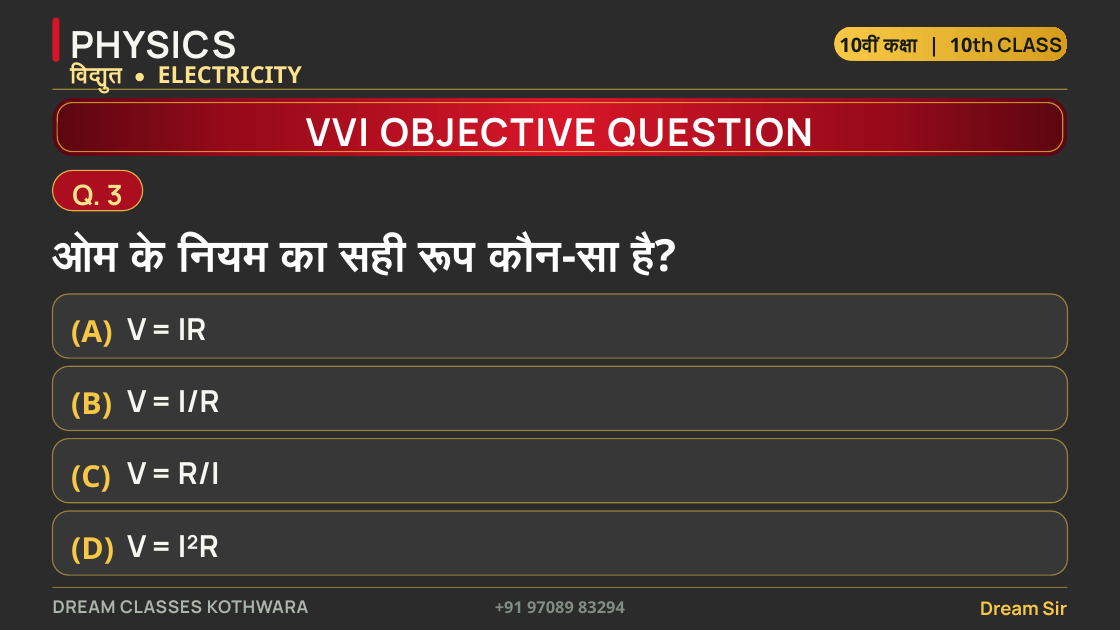
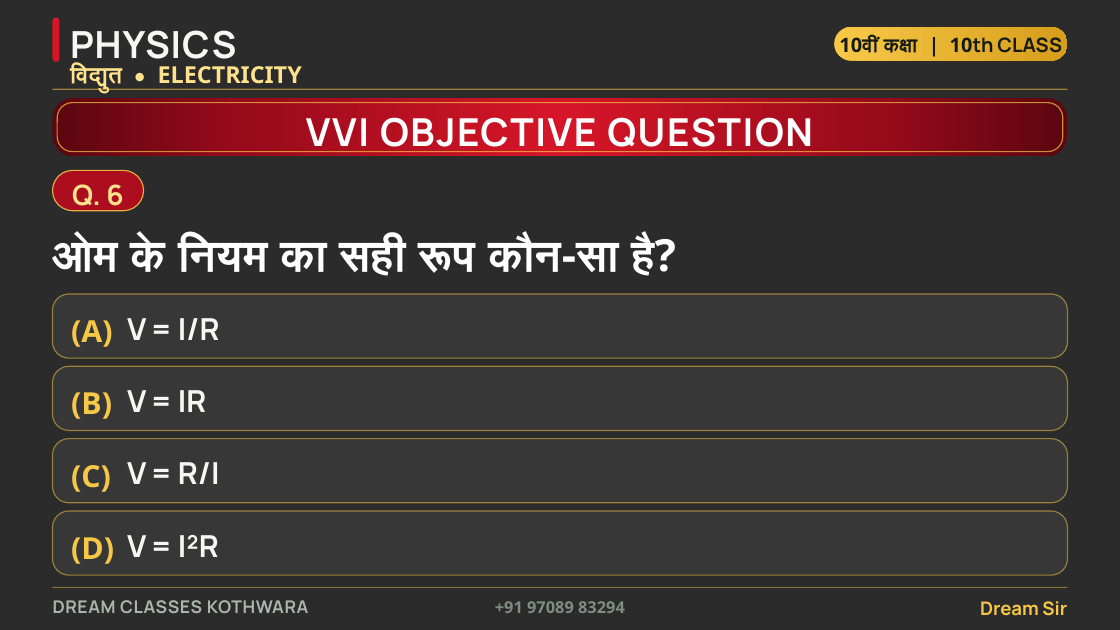
Before and after one commit to funnypawan/ppp, a slide deck: slide 8 of dream-classes-ppt/Dream_Classes_Kothwara_Physics_Ch4_Electricity_VVI_Objective.pptx (slide 5 before the commit). Drawn at 1120x630 pixels with LibreOffice and Linux fonts; fonts in the diff are those of the drawing; background and template pictures are left out; a plain dark background stands for a picture behind light text. Boxes give left, top, right and bottom in pixels: in the first picture for what was removed or moved away, otherwise in the second. Text is boxed around its words. In the diff, an @@ line names an element or a change of style, - is before the commit and + after.

```diff
--- a/dream-classes-ppt/Dream_Classes_Kothwara_Physics_Ch4_Electricity_VVI_Objective.pptx
+++ b/dream-classes-ppt/Dream_Classes_Kothwara_Physics_Ch4_Electricity_VVI_Objective.pptx
@@ text at (72, 184, 123, 212): text changed @@
-Q. 3
+Q. 6
@@ text at (127, 318, 220, 340): text changed @@
-V = IR
+V = I/R
@@ text at (127, 390, 207, 412): text changed @@
-V = I/R
+V = IR
```
Also in this commit, not shown: 10 other slides changed, 22 slides added, 35 other files.
